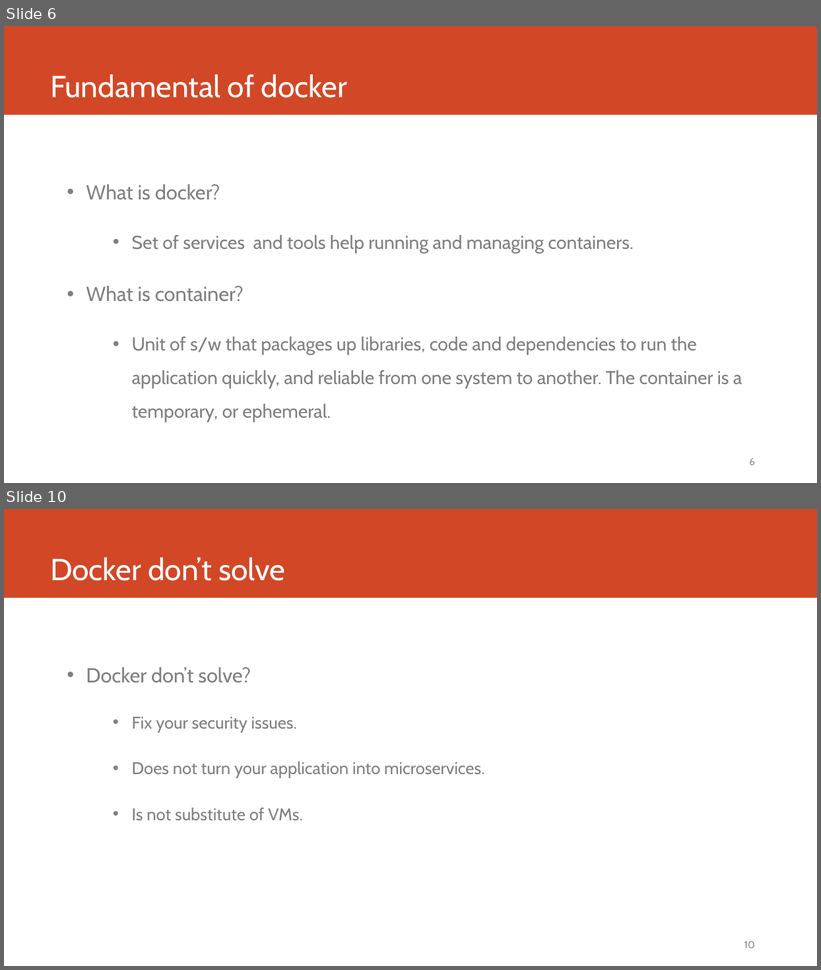
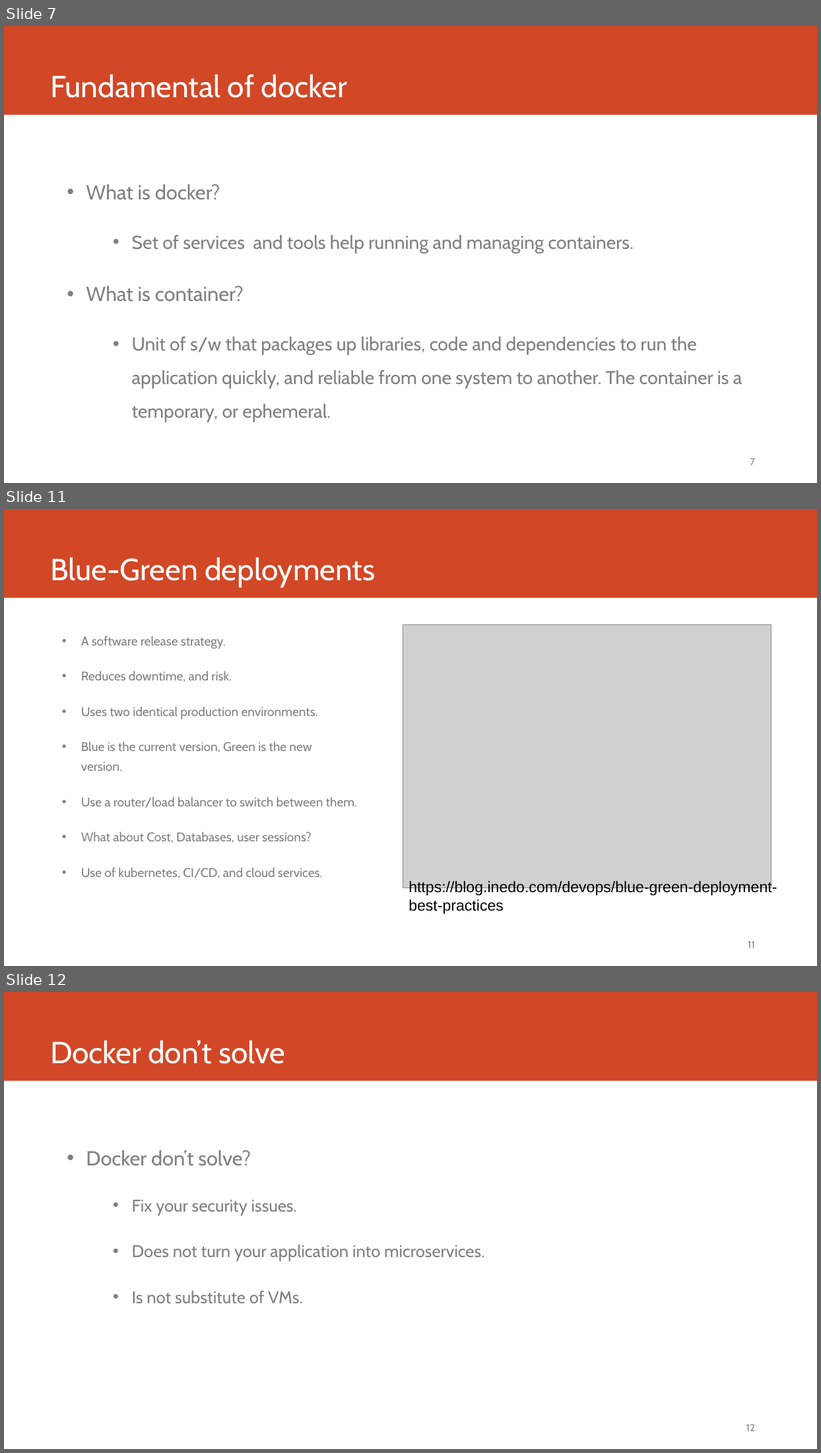
Before and after one commit to compilereg/docker, a slide deck: Docker.pptx. Shown one above the other, each under a label of ours: slides 6 and 10 before the commit, slides 7, 11 and 12 after it; the slides between them are not shown. The pictures are 821x970 and 821x1453 pixels, drawn with LibreOffice and Linux fonts; fonts in the diff are those of the drawing; grey boxes stand for pictures. Boxes give left, top, right and bottom in pixels: in the first picture for what was removed or moved away, otherwise in the second. Text is boxed around its words. In the diff, an @@ line names an element or a change of style, - is before the commit and + after.

Commit message:
Adding CI-CD, Network images, logo, storage details

```diff
--- a/Docker.pptx
+++ b/Docker.pptx
@@ slide 11 added at bbox=[4, 509, 817, 966], background #FFFFFF; not listed: 1 template element that a slide beside it also shows @@
@@ title added at bbox=[50, 557, 375, 588], 36 pt, text #FFFFFF @@
+Blue-Green deployments
@@ picture added at bbox=[403, 625, 772, 889] @@
@@ text added at bbox=[81, 636, 357, 879], 14.8 pt, text #808080 @@
+• A software release strategy.
+• Reduces downtime, and risk.
+• Uses two identical production environments.
+• Blue is the current version, Green is the new
+  version.
+• Use a router/load balancer to switch between them.
+• What about Cost, Databases, user sessions?
+• Use of kubernetes, CI/CD, and cloud services.
@@ text added at bbox=[409, 881, 777, 914], 18 pt, text #000000 @@
+https://blog.inedo.com/devops/blue-green-deployment-best-practices
@@ page number added at bbox=[748, 941, 755, 949], 12 pt, text #8B8B8B @@
+11
@@ what was slide 6 is now slide 7 @@
@@ page number at bbox=[750, 458, 755, 466]: text changed @@
-6
+7
@@ what was slide 10 is now slide 12 @@
@@ page number at bbox=[746, 1424, 756, 1432]: text changed @@
-10
+12
```
Also in this commit, not shown: 22 slides changed, 11 other slides added, 1 slide removed.
